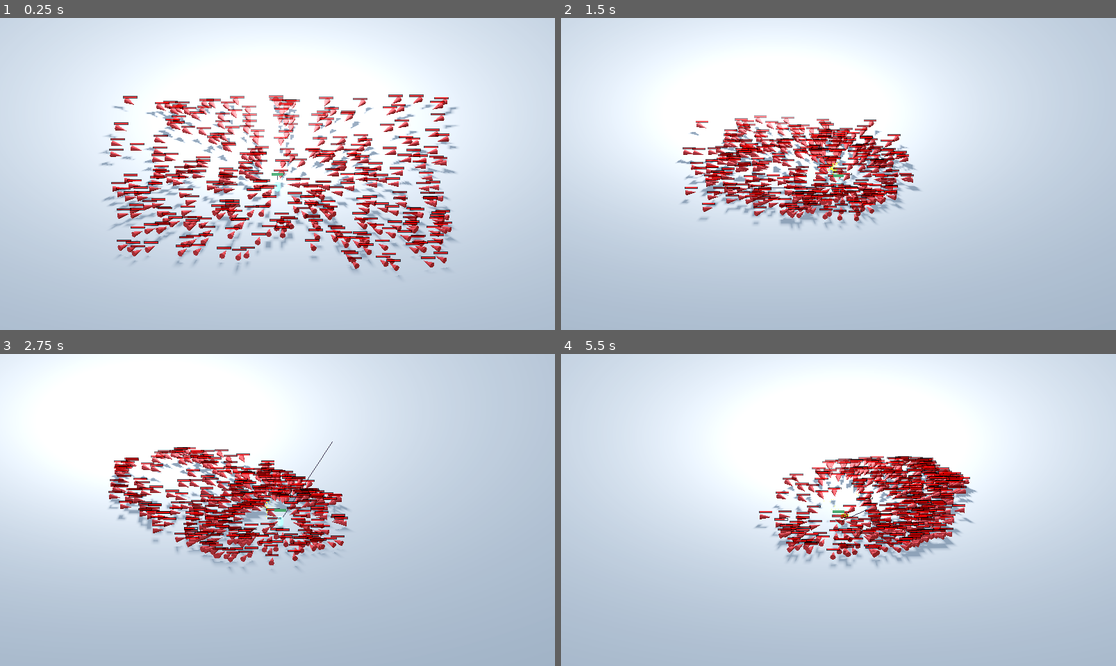
Above: before the commit, frames 1-4 (two rows, left to right).
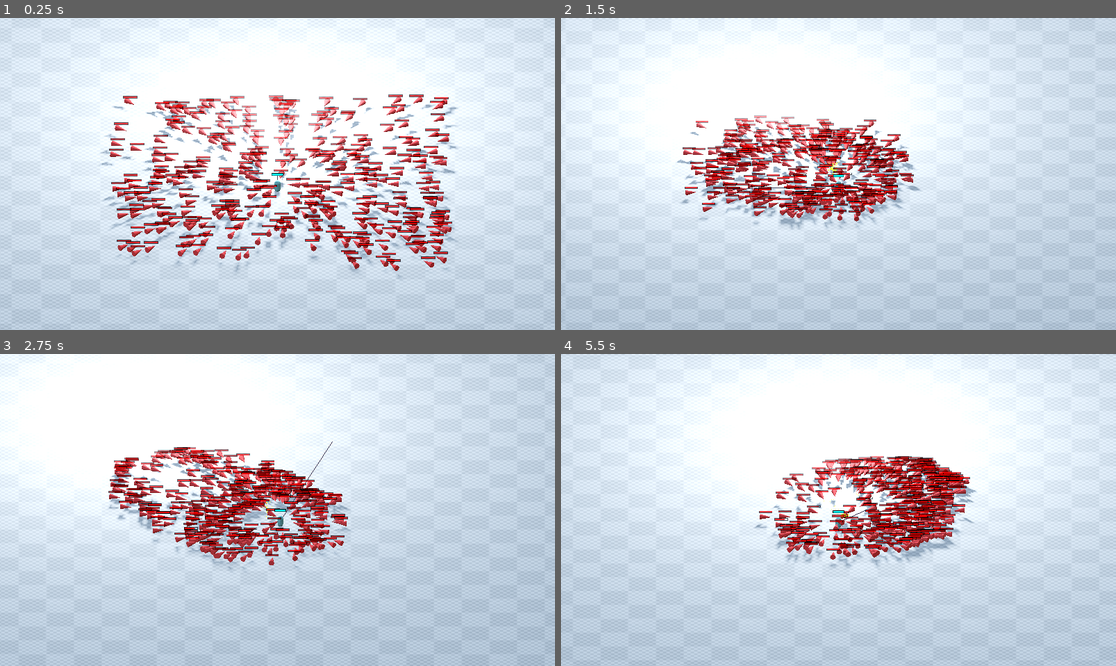
Above: after the commit, the same moments.

Repository: AnubrataDS/swarm
Game: Godot game, scene res://base.tscn
Two runs of this game, one before a commit and one after it. Both use one fixed random seed, a clock stepped at 60 frames per second and the inputs below.
Inputs (mouse positions are in pixels of both pictures, inside the frame that each line leads up to):
- Up to frame 1 (0.25 s): no input
- Up to frame 2 (1.5 s): move the mouse to (960, 158) at 0.52 s; press the mouse at (960, 158) at 0.53 s; hold D (right) 0.53-1.28 s; move the mouse to (727, 189) at 1.27 s; release the mouse at (727, 189) at 1.28 s; hold S (down) from 1.28 s (still down); tap Space (dodge) at 1.35 s
- Up to frame 3 (2.75 s): move the mouse to (333, 441) at 2.02 s; release S (down) at 2.03 s; press the mouse at (333, 441) at 2.03 s; hold D (right) from 2.03 s (still down)
- Up to frame 4 (5.5 s): move the mouse to (810, 572) at 2.77 s; release D (right) at 2.78 s; release the mouse at (810, 572) at 2.78 s; hold W (up) 2.78-3.53 s; tap Space (dodge) at 2.85, 4.35 s; move the mouse to (1005, 556) at 3.52 s; press the mouse at (1005, 556) at 3.53 s; hold A (left) 3.53-5.03 s; move the mouse to (672, 463) at 4.27 s; release the mouse at (672, 463) at 4.28 s; move the mouse to (866, 510) at 5.02 s; press the mouse at (866, 510) at 5.03 s; hold S (down) from 5.03 s (still down)

The runs differ from the first frame. In frame 1, 0.6% of the frame differs, in the area x 0-100%, y 24-100%; in frame 2, 0.9%; in frame 3, 1.4%, in the area x 0-100%, y 0-100%; in frame 4, 0.8%.

Commit message:
Added sauce: floor debug tex Player deug tex Bullet trails

Diff:
--- a/base.tscn
+++ b/base.tscn
@@ -1,11 +1,13 @@
-[gd_scene load_steps=9 format=3 uid="uid://cxisj3pm4rwcg"]
+[gd_scene load_steps=10 format=3 uid="uid://cxisj3pm4rwcg"]
 
 [ext_resource type="Script" uid="uid://dhcj8cdeafcj3" path="res://spawner.gd" id="1_rpg24"]
 [ext_resource type="Script" uid="uid://crfpp1tja4v8k" path="res://cameraController.gd" id="2_8rhti"]
+[ext_resource type="Texture2D" uid="uid://21qnw2676msf" path="res://Floor_debug_tex.png" id="2_ohhpf"]
 [ext_resource type="PackedScene" uid="uid://bqalcd7lwn7sj" path="res://player.tscn" id="3_8rhti"]
 
 [sub_resource type="StandardMaterial3D" id="StandardMaterial3D_8rhti"]
-albedo_color = Color(0.851769, 0.8517689, 0.85176885, 1)
+albedo_texture = ExtResource("2_ohhpf")
+uv1_scale = Vector3(512, 512, 512)
 
 [sub_resource type="PlaneMesh" id="PlaneMesh_g5ejs"]
 material = SubResource("StandardMaterial3D_8rhti")
--- a/bullet.gd
+++ b/bullet.gd
@@ -3,10 +3,12 @@
 @export var look:Vector3
 @export var origin: Vector3
 @export var dir: Vector3
+@onready var bulletBody = $BulletBody
 var speed = 7
 func _ready():
 	origin = get_position()
 	dir = (look-origin).normalized()
+	bulletBody.look_at(look)
 
 func _physics_process(delta: float) -> void:
 	translate(delta*dir*speed)
--- a/bullet.tscn
+++ b/bullet.tscn
@@ -6,7 +6,7 @@
 shading_mode = 0
 specular_mode = 2
 disable_ambient_light = true
-albedo_color = Color(2.454227, 2.454227, 2.454227, 1)
+albedo_color = Color(3.2944162, 3.2944162, 3.2944162, 1)
 billboard_mode = 1
 distance_fade_mode = 1
 distance_fade_max_distance = 3.0
@@ -21,10 +21,23 @@
 [sub_resource type="SphereShape3D" id="SphereShape3D_v7oki"]
 radius = 0.02
 
+[sub_resource type="StandardMaterial3D" id="StandardMaterial3D_v7oki"]
+transparency = 1
+shading_mode = 0
+albedo_color = Color(2.454227, 2.454227, 1.3991466, 0.21000001)
+
+[sub_resource type="CylinderMesh" id="CylinderMesh_v7oki"]
+material = SubResource("StandardMaterial3D_v7oki")
+top_radius = 0.001
+bottom_radius = 0.01
+height = 0.5
+rings = 2
+
 [node name="Node3D" type="Node3D"]
 script = ExtResource("1_v7oki")
 
 [node name="MeshInstance3D" type="MeshInstance3D" parent="."]
+transform = Transform3D(1, 0, 0, 0, 1, 0, 0, 0, 1, 0, 0, 0.00014417246)
 mesh = SubResource("SphereMesh_v7oki")
 
 [node name="Area3D" type="Area3D" parent="."]
@@ -38,5 +51,13 @@
 one_shot = true
 autostart = true
 
+[node name="BulletBody" type="Node3D" parent="."]
+
+[node name="Tracer" type="MeshInstance3D" parent="BulletBody"]
+transform = Transform3D(1.9106855e-15, 4.371139e-08, 1, 1, -4.371139e-08, 0, 4.371139e-08, 1, -4.371139e-08, 0, 0, 0.25128153)
+cast_shadow = 0
+mesh = SubResource("CylinderMesh_v7oki")
+skeleton = NodePath("../..")
+
 [connection signal="area_entered" from="Area3D" to="." method="_on_area_3d_area_entered"]
 [connection signal="timeout" from="Timer" to="." method="_on_timer_timeout"]
--- a/player.gd
+++ b/player.gd
@@ -10,7 +10,7 @@
 var recoil_strength = 0.02
 var dodge_multiplier = 3
 var stamina = 100
-@onready var staminabar = $Sprite3D/SubViewport/ProgressBar
+@onready var staminabar = $Body/Sprite3D/SubViewport/ProgressBar
 func _ready():
 	camera = get_parent().get_node("OrthoCam")
 	viewPortSize = get_viewport().size
--- a/player.tscn
+++ b/player.tscn
@@ -1,31 +1,38 @@
-[gd_scene load_steps=10 format=3 uid="uid://bqalcd7lwn7sj"]
+[gd_scene load_steps=11 format=3 uid="uid://bqalcd7lwn7sj"]
 
 [ext_resource type="Script" uid="uid://dv22la5wopenx" path="res://player.gd" id="1_4flbx"]
+[ext_resource type="Texture2D" uid="uid://21qnw2676msf" path="res://Floor_debug_tex.png" id="2_i3pqv"]
 [ext_resource type="Script" uid="uid://dq7khw0xmrorl" path="res://debug_line.gd" id="2_onrkg"]
 
 [sub_resource type="StandardMaterial3D" id="StandardMaterial3D_4flbx"]
-albedo_color = Color(1.3901314, 3.20772, 3.120681, 1)
+albedo_color = Color(0.5766774, 0.86397636, 0.85915905, 1)
+albedo_texture = ExtResource("2_i3pqv")
 
 [sub_resource type="CapsuleMesh" id="CapsuleMesh_onrkg"]
 material = SubResource("StandardMaterial3D_4flbx")
 
+[sub_resource type="ViewportTexture" id="ViewportTexture_4flbx"]
+viewport_path = NodePath("Body/Sprite3D/SubViewport")
+
+[sub_resource type="StyleBoxFlat" id="StyleBoxFlat_onrkg"]
+bg_color = Color(0.01152887, 0.10602791, 0.05829762, 1)
+border_width_left = 1
+border_width_top = 1
+border_width_right = 1
+border_width_bottom = 1
+border_color = Color(0, 0, 0, 1)
+
+[sub_resource type="StyleBoxFlat" id="StyleBoxFlat_i3pqv"]
+bg_color = Color(0, 1.2973584, 1.1045501, 1)
+border_width_left = 1
+border_width_top = 1
+border_width_right = 1
+border_width_bottom = 1
+border_color = Color(0, 0, 0, 0)
+
 [sub_resource type="CylinderShape3D" id="CylinderShape3D_rpg24"]
 height = 0.3
 radius = 0.1
-
-[sub_resource type="ViewportTexture" id="ViewportTexture_4flbx"]
-viewport_path = NodePath("Sprite3D/SubViewport")
-
-[sub_resource type="StyleBoxFlat" id="StyleBoxFlat_onrkg"]
-bg_color = Color(0.01152887, 0.10602791, 0.05829762, 1)
-border_width_left = 2
-border_width_top = 2
-border_width_right = 2
-border_width_bottom = 2
-border_color = Color(0, 0, 0, 1)
-
-[sub_resource type="StyleBoxFlat" id="StyleBoxFlat_i3pqv"]
-bg_color = Color(0.23529412, 0.5019608, 0.31764707, 1)
 
 [sub_resource type="ImmediateMesh" id="ImmediateMesh_onrkg"]
 
@@ -36,22 +43,15 @@
 transform = Transform3D(0.1, 0, 0, 0, 0.1, 0, 0, 0, 0.1, 0, 0, 0)
 mesh = SubResource("CapsuleMesh_onrkg")
 
-[node name="Area3D" type="Area3D" parent="."]
-collision_mask = 2
-
-[node name="CollisionShape3D" type="CollisionShape3D" parent="Area3D"]
-shape = SubResource("CylinderShape3D_rpg24")
-debug_color = Color(0.6431373, 0.4, 0.8627451, 1)
-
-[node name="Sprite3D" type="Sprite3D" parent="."]
-transform = Transform3D(1, 0, 0, 0, 1, 0, 0, 0, 1, 0, 0.21732104, 0)
+[node name="Sprite3D" type="Sprite3D" parent="Body"]
+transform = Transform3D(10, 0, 0, 0, 10, 0, 0, 0, 10, 0, 2.1732104, 0)
 billboard = 1
 texture = SubResource("ViewportTexture_4flbx")
 
-[node name="SubViewport" type="SubViewport" parent="Sprite3D"]
+[node name="SubViewport" type="SubViewport" parent="Body/Sprite3D"]
 size = Vector2i(20, 5)
 
-[node name="ProgressBar" type="ProgressBar" parent="Sprite3D/SubViewport"]
+[node name="ProgressBar" type="ProgressBar" parent="Body/Sprite3D/SubViewport"]
 z_index = 1
 anchors_preset = 15
 anchor_right = 1.0
@@ -64,6 +64,13 @@
 value = 50.0
 show_percentage = false
 
+[node name="Area3D" type="Area3D" parent="."]
+collision_mask = 2
+
+[node name="CollisionShape3D" type="CollisionShape3D" parent="Area3D"]
+shape = SubResource("CylinderShape3D_rpg24")
+debug_color = Color(0.6431373, 0.4, 0.8627451, 1)
+
 [node name="DebugLine" type="MeshInstance3D" parent="."]
 cast_shadow = 0
 mesh = SubResource("ImmediateMesh_onrkg")
Binary file added: Floor_debug_tex.png
Not shown, added: Floor_debug_tex.png.import
Not shown: 1 places in bullet.tscn that only renumber resources
